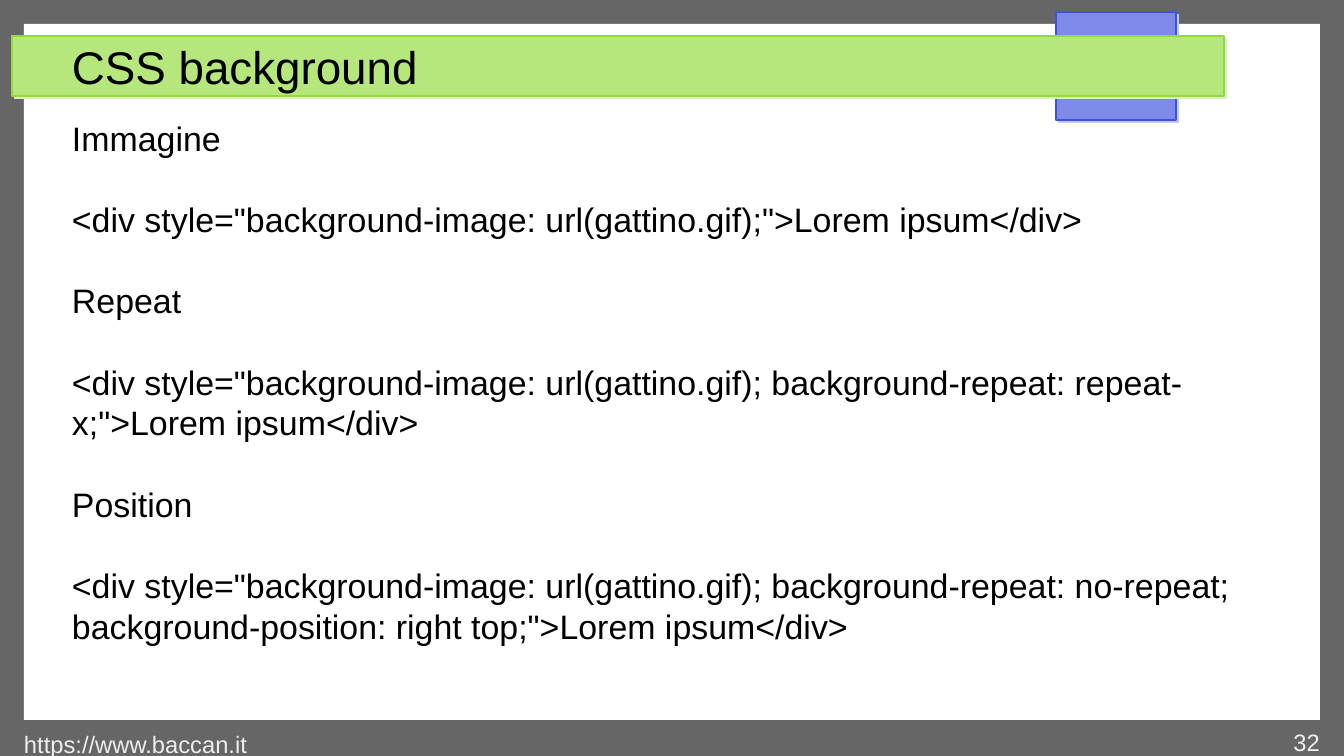
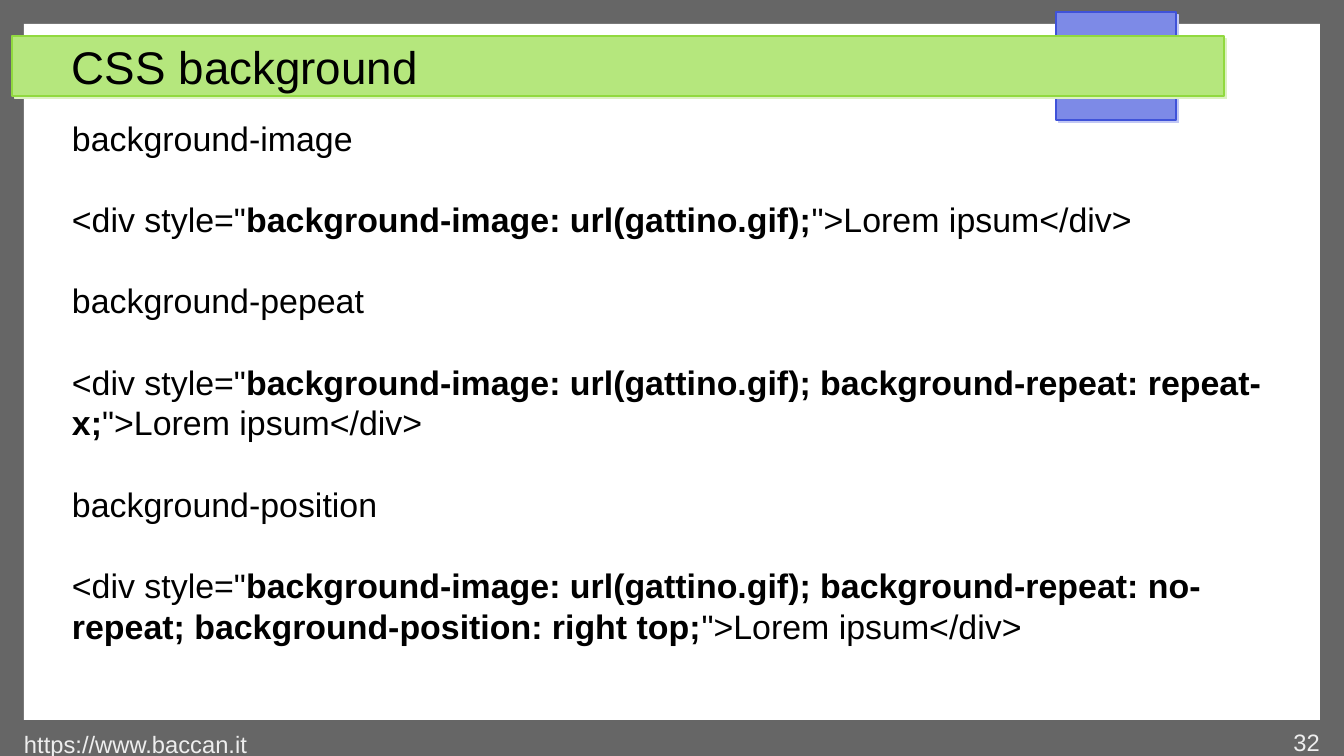
Before and after one commit to matteobaccan/CorsoCSS, a slide deck: slide 32 of Chapter_css.odp. Drawn at 1344x756 pixels with LibreOffice and Linux fonts; fonts in the diff are those of the drawing. Boxes give left, top, right and bottom in pixels: in the first picture for what was removed or moved away, otherwise in the second. Text is boxed around its words. In the diff, an @@ line names an element or a change of style, - is before the commit and + after.

```diff
--- a/Chapter_css.odp
+++ b/Chapter_css.odp
@@ text at (x1=72, y1=126, x2=353, y2=158): text changed @@
-Immagine
+background-image
@@ text at (x1=72, y1=207, x2=1261, y2=645): bold on in "style="background-image: url(gattino.gif);">Lorem", "style="background-image: url(gattino.gif); background-repeat ...", "style="background-image: url(gattino.gif); background-repeat ..." @@
@@ text at (x1=72, y1=288, x2=364, y2=320): text changed @@
-Repeat
+background-pepeat
@@ text at (x1=72, y1=492, x2=377, y2=523): text changed @@
-Position
+background-position
```
Also in this commit, not shown: 3 other slides changed, 11 slides added, 10 other files.
